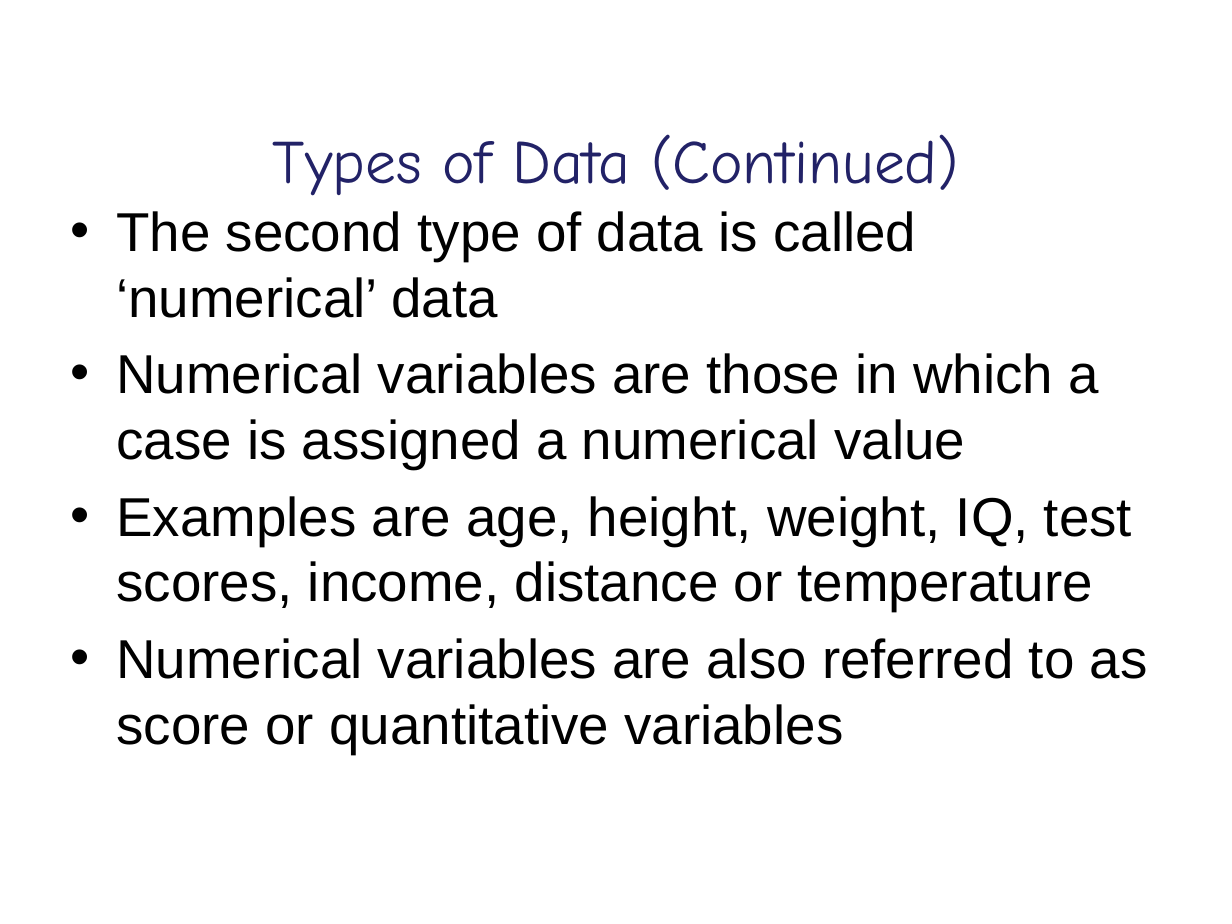
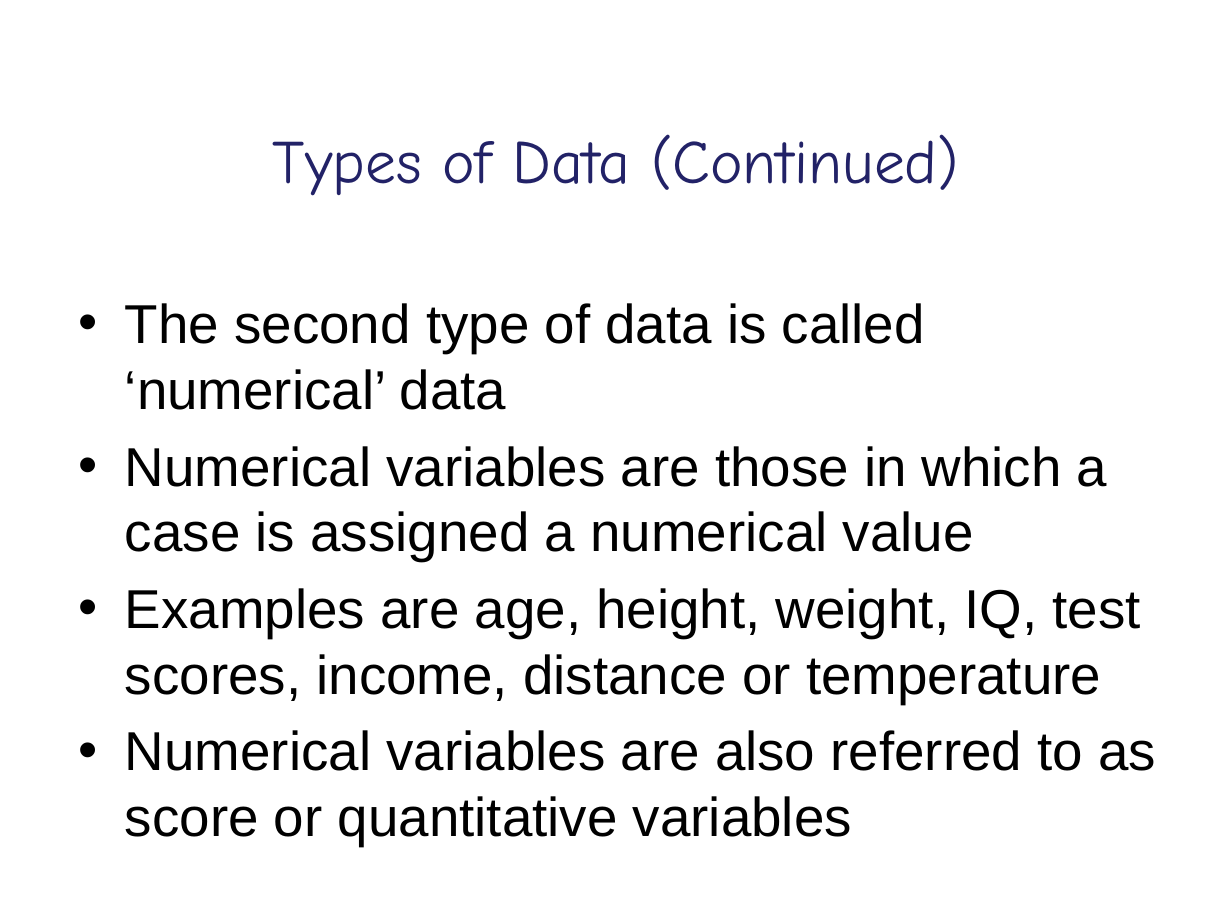
Before and after one commit to lu-psy-r/year1, a slide deck: slide 9 of PSYC121/data/Week_1/week 1 lecture slides.pptx. Drawn at 1232x924 pixels with LibreOffice and Linux fonts; fonts in the diff are those of the drawing. Boxes give left, top, right and bottom in pixels: in the first picture for what was removed or moved away, otherwise in the second. Text is boxed around its words. In the diff, an @@ line names an element or a change of style, - is before the commit and + after.

```diff
--- a/PSYC121/data/Week_1/week 1 lecture slides.pptx
+++ b/PSYC121/data/Week_1/week 1 lecture slides.pptx
@@ text "The second type of data ...": place and size @@
-text "The second type of data ..." at [116,211,1148,754]
+text "The second type of data ..." at [125,303,1156,846]
```
Also in this commit, not shown: 9 other slides changed, 2 slides added, 2 slides removed, 3 other files.
